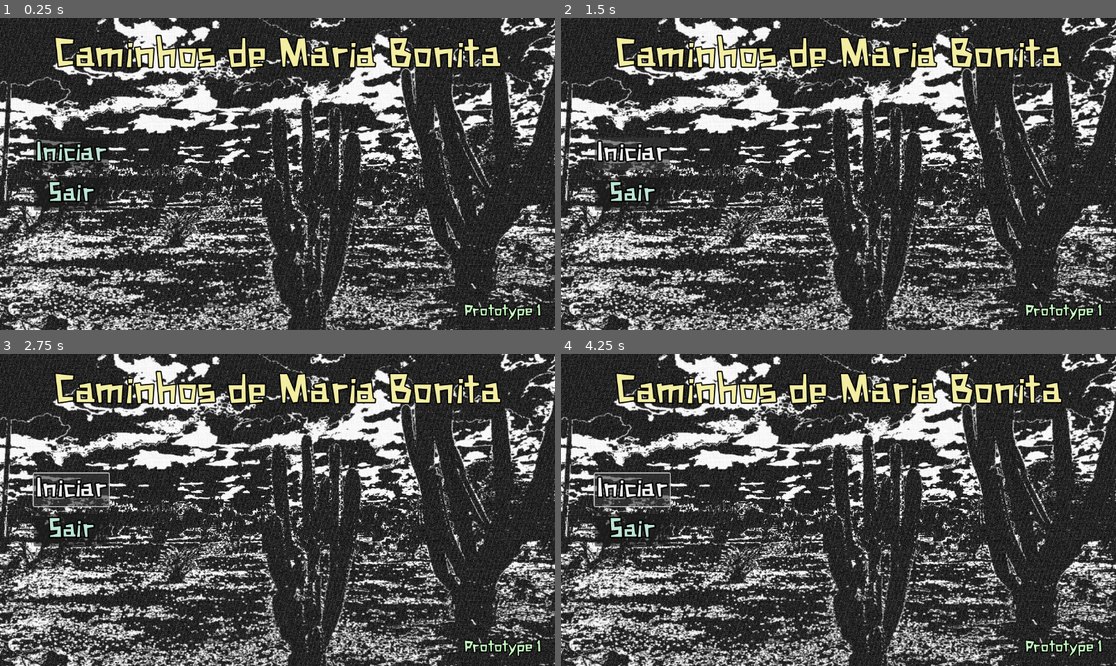
Above: before the commit, frames 1-4 (two rows, left to right).
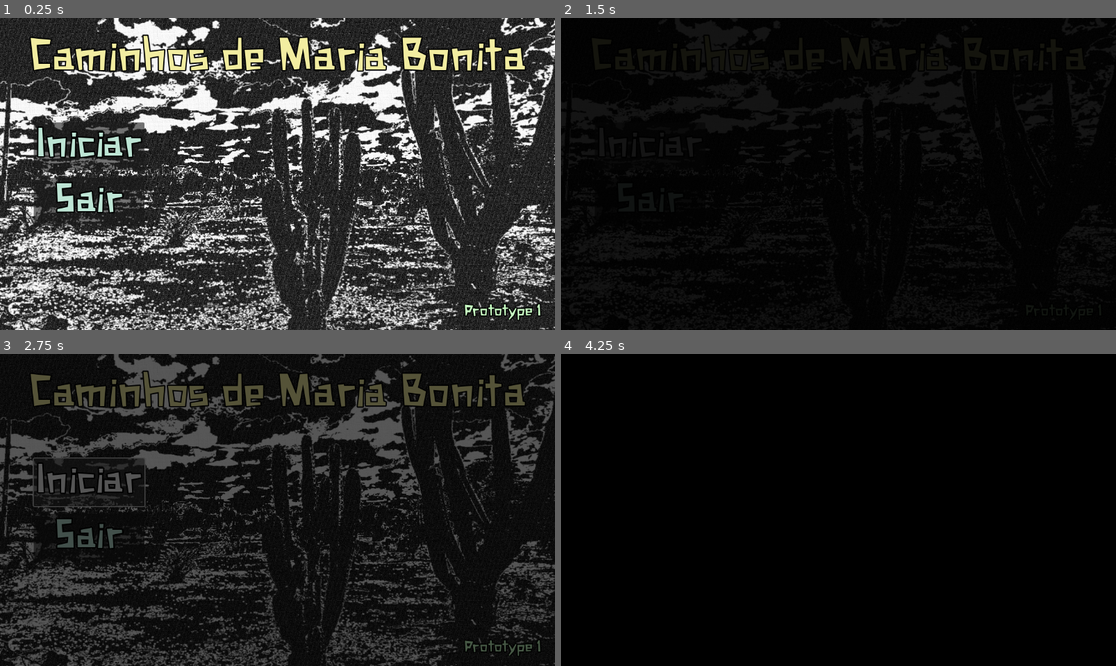
Above: after the commit, the same moments.

Repository: LBranco27/caminhos_de_maria_bonita
Game: Godot game, scene res://scenes/system/main_menu.tscn
Same seed, same stepped clock (60 frames per second), same inputs: the game is played once before the commit and once after it.
Inputs:
- Up to frame 1 (0.25 s): no input
- Up to frame 2 (1.5 s): click "Iniciar" at 0.5 s; click "Iniciar" at 1.25 s
- Up to frame 3 (2.75 s): tap Enter (ui_accept) at 2, 2.27 s; hold Right (ui_right) from 2.03 s (still down); hold E (interact) from 2.03 s (still down)
- Up to frame 4 (4.25 s): release E (interact) at 2.78 s; tap E (interact) at 2.85 s; tap Enter (ui_accept) at 3.02 s; release Right (ui_right) at 3.53 s; hold Left (ui_left) from 3.53 s (still down); hold E (interact) from 3.53 s (still down)

The runs differ from the first frame. In frame 1, 7.4% of the frame differs, in the area x 5-95%, y 5-67%; in frame 2, 84%; in frame 3, 66%; in frame 4, 87%, in the area x 0-100%, y 0-100%.
Error after the commit: Attempt to call function 'instantiate' in base 'null instance' on a null instance. (res://scenes/system/scene_manager.gd:16)

Commit message:
feat: add scene transition system

Diff:
--- /dev/null
+++ b/assets/shaders/transition.gdshader
@@ -0,0 +1,42 @@
+shader_type canvas_item;
+render_mode blend_disabled;
+
+// Controls
+uniform float time_passed : hint_range(0.0, 5.0) = 0.0;     // 0 = turn 1, 5 = final turn
+uniform float consequence : hint_range(0.0, 1.0) = 0.0;     // 0 = good path, 1 = bad path
+
+// Textures (create or download small noise textures)
+uniform sampler2D noise_tex : source_color, filter_nearest, repeat_enable; // small 256x256 noise
+uniform sampler2D scratch_tex : source_color, filter_linear, repeat_enable; // old film scratches
+
+void fragment() {
+    vec4 color = texture(TEXTURE, UV);
+
+    // 1. Strong Sepia (warmer + older as time passes)
+    float sepia_strength = 0.6 + time_passed * 0.08;
+    vec3 sepia = vec3(1.2, 1.05, 0.8);
+    vec3 gray = vec3(dot(color.rgb, vec3(0.299, 0.587, 0.114)));
+    color.rgb = mix(color.rgb, gray * sepia, sepia_strength);
+
+    // 2. Increasing Dust + Film Grain (worse with bad consequences)
+    float grain = texture(noise_tex, UV * 8.0 + vec2(TIME * 20.0)).r;
+    grain = (grain - 0.5) * (0.15 + consequence * 0.25 + time_passed * 0.04);
+    color.rgb += grain;
+
+    // 3. Scratches & Dust lines (appear more as time + bad choices)
+    vec2 scratch_uv = UV * vec2(2.0, 8.0) + vec2(TIME * 0.1, TIME * 2.0);
+    float scratches = texture(scratch_tex, scratch_uv).r;
+    scratches = pow(scratches, 2.0) * (0.4 + consequence * 0.6 + time_passed * 0.15);
+    color.rgb = mix(color.rgb, vec3(0.0), scratches * 0.25);
+
+    // 4. Stronger vignette (feels more trapped/desperate)
+    float vignette = 1.0 - smoothstep(0.6 - time_passed*0.05, 1.4, length(UV - 0.5));
+    vignette = pow(vignette, 1.8 + consequence * 0.6);
+    color.rgb *= vignette;
+
+    // 5. Slight desaturation + contrast loss over time
+    float desat = 0.15 + time_passed * 0.07 + consequence * 0.1;
+    color.rgb = mix(color.rgb, gray, desat);
+
+    COLOR = color;
+}
--- a/project.godot
+++ b/project.godot
@@ -27,6 +27,10 @@
 
 2d_physics/layer_1="world"
 2d_physics/layer_2="interactions"
+[autoload]
+
+GameState="*uid://cdm3qxb587y0u"
+SceneManager="*uid://dnp53vub2wftx"
 
 [physics]
 
--- a/scenes/system/main_menu.gd
+++ b/scenes/system/main_menu.gd
@@ -1,9 +1,7 @@
 extends Control
 
-
 func _on_start_pressed() -> void:
-	pass #arrumar quando a transição de cenas for feita.
-
+	SceneManager.change_scene("res://scenes/path0.tscn")
 
 func _on_exit_pressed() -> void:
 	get_tree().quit()
--- a/scenes/system/main_menu.tscn
+++ b/scenes/system/main_menu.tscn
@@ -7,7 +7,7 @@
 
 [sub_resource type="LabelSettings" id="LabelSettings_65b3l"]
 font = ExtResource("3_sk07m")
-font_size = 90
+font_size = 100
 font_color = Color(0.9463989, 0.9306624, 0.6325736, 1)
 outline_size = 10
 outline_color = Color(0, 0, 0, 1)
@@ -58,11 +58,13 @@
 [node name="start" type="Button" parent="CanvasLayer/left_side/menu/vbox_menu" unique_id=1921436190]
 layout_mode = 2
 theme = ExtResource("2_80ia5")
+theme_override_font_sizes/font_size = 90
 text = "Iniciar"
 
 [node name="exit" type="Button" parent="CanvasLayer/left_side/menu/vbox_menu" unique_id=1073640693]
 layout_mode = 2
 theme = ExtResource("2_80ia5")
+theme_override_font_sizes/font_size = 90
 text = "Sair"
 
 [node name="top_middle_side" type="MarginContainer" parent="CanvasLayer" unique_id=511540715]
--- /dev/null
+++ b/scenes/system/scene_manager.gd
@@ -0,0 +1,22 @@
+extends CanvasLayer
+
+@onready var rect: ColorRect = $ColorRect
+@onready var anim: AnimationPlayer = $AnimationPlayer
+var current_scene
+
+signal transition_finished
+
+func change_scene(new_scene_path: String) -> void:
+	anim.play("fade_out")
+	await anim.animation_finished
+
+	if current_scene:
+		current_scene.queue_free()
+
+	var scene = load(new_scene_path).instantiate()
+	get_tree().root.add_child(scene)
+	current_scene = scene
+
+	anim.play("fade_in")
+	await anim.animation_finished
+	emit_signal("transition_finished")
--- /dev/null
+++ b/scenes/system/scene_manager.tscn
@@ -0,0 +1,71 @@
+[gd_scene format=3 uid="uid://dnp53vub2wftx"]
+
+[ext_resource type="Script" uid="uid://b0ve47ugllhxm" path="res://scenes/system/scene_manager.gd" id="1_rbns0"]
+
+[sub_resource type="Animation" id="Animation_rbns0"]
+length = 0.001
+tracks/0/type = "value"
+tracks/0/imported = false
+tracks/0/enabled = true
+tracks/0/path = NodePath("ColorRect:color")
+tracks/0/interp = 1
+tracks/0/loop_wrap = true
+tracks/0/keys = {
+"times": PackedFloat32Array(0),
+"transitions": PackedFloat32Array(1),
+"update": 0,
+"values": [Color(0, 0, 0, 0)]
+}
+
+[sub_resource type="Animation" id="Animation_8jb3v"]
+resource_name = "fade_in"
+tracks/0/type = "value"
+tracks/0/imported = false
+tracks/0/enabled = true
+tracks/0/path = NodePath("ColorRect:color")
+tracks/0/interp = 1
+tracks/0/loop_wrap = true
+tracks/0/keys = {
+"times": PackedFloat32Array(0, 1),
+"transitions": PackedFloat32Array(1, 1),
+"update": 0,
+"values": [Color(0, 0, 0, 1), Color(0, 0, 0, 0)]
+}
+
+[sub_resource type="Animation" id="Animation_nraph"]
+resource_name = "fade_out"
+tracks/0/type = "value"
+tracks/0/imported = false
+tracks/0/enabled = true
+tracks/0/path = NodePath("ColorRect:color")
+tracks/0/interp = 1
+tracks/0/loop_wrap = true
+tracks/0/keys = {
+"times": PackedFloat32Array(0, 1),
+"transitions": PackedFloat32Array(1, 1),
+"update": 0,
+"values": [Color(0, 0, 0, 0), Color(0, 0, 0, 1)]
+}
+
+[sub_resource type="AnimationLibrary" id="AnimationLibrary_8jb3v"]
+_data = {
+&"RESET": SubResource("Animation_rbns0"),
+&"fade_in": SubResource("Animation_8jb3v"),
+&"fade_out": SubResource("Animation_nraph")
+}
+
+[node name="SceneManager" type="CanvasLayer" unique_id=588749147]
+layer = 27
+script = ExtResource("1_rbns0")
+
+[node name="ColorRect" type="ColorRect" parent="." unique_id=465969567]
+anchors_preset = 15
+anchor_right = 1.0
+anchor_bottom = 1.0
+grow_horizontal = 2
+grow_vertical = 2
+mouse_filter = 2
+color = Color(0, 0, 0, 0)
+
+[node name="AnimationPlayer" type="AnimationPlayer" parent="." unique_id=1685184886]
+libraries/ = SubResource("AnimationLibrary_8jb3v")
--- /dev/null
+++ b/scripts/global/game_state.gd
@@ -0,0 +1,4 @@
+extends Node
+var caminho = 0
+var stats = {}
+var flags = {}
Not shown, removed: assets/font/deletar.txt
Not shown, added: assets/shaders/transition.gdshader.uid
Not shown, removed: scenes/system/deletar.txt
Not shown, added: scenes/system/scene_manager.gd.uid
Not shown, added: scripts/global/game_state.gd.uid
